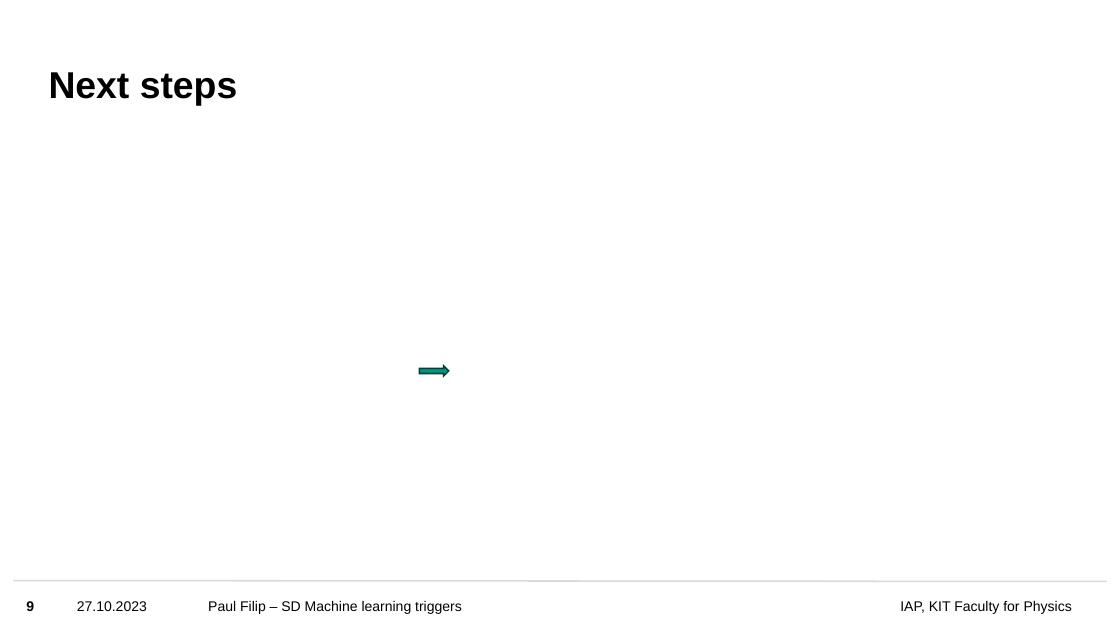
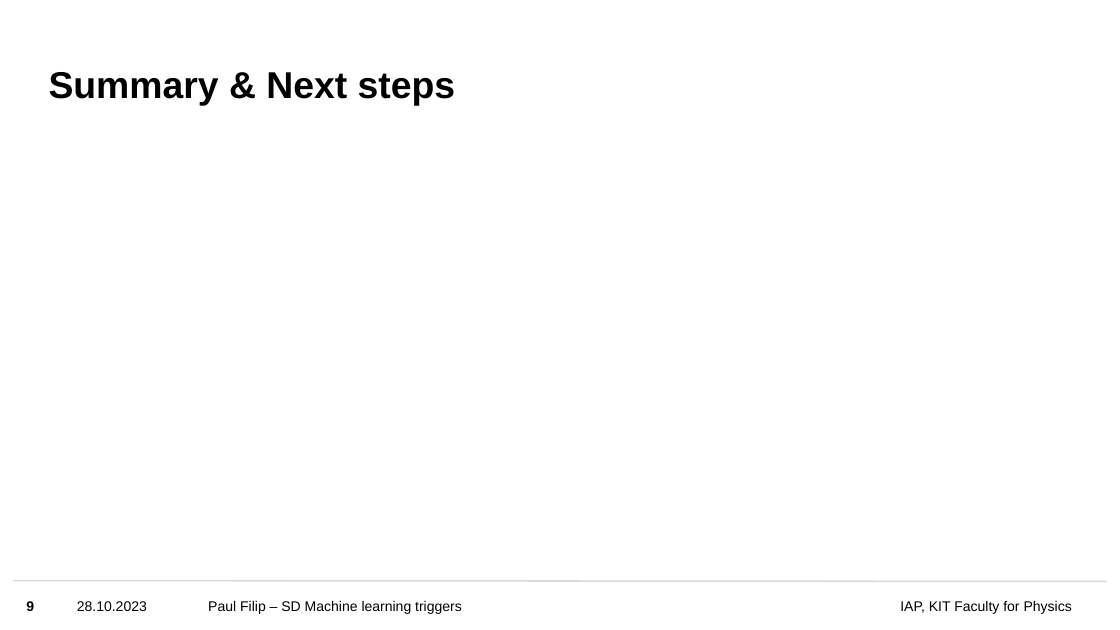
Before and after one commit to Quizznor/phd-thesis, a slide deck: slide 9 of Presentations/sd_calibration/material/sd_calib_2023_10_30/sd_calib_2023_10_30_filip.pptx. Drawn at 1120x630 pixels with LibreOffice and Linux fonts; fonts in the diff are those of the drawing; grey boxes stand for pictures; background and template pictures are left out. Boxes give left, top, right and bottom in pixels: in the first picture for what was removed or moved away, otherwise in the second. Text is boxed around its words. In the diff, an @@ line names an element or a change of style, - is before the commit and + after.

```diff
--- a/Presentations/sd_calibration/material/sd_calib_2023_10_30/sd_calib_2023_10_30_filip.pptx
+++ b/Presentations/sd_calibration/material/sd_calib_2023_10_30/sd_calib_2023_10_30_filip.pptx
@@ title at [49,72,455,106]: text changed @@
-Next steps
+Summary & Next steps
@@ right arrow removed at [419,366,448,376] @@
@@ text at [77,601,147,611]: text changed @@
-27.10.2023
+28.10.2023
```
Also in this commit, not shown: 17 other slides changed, 1 other file.
